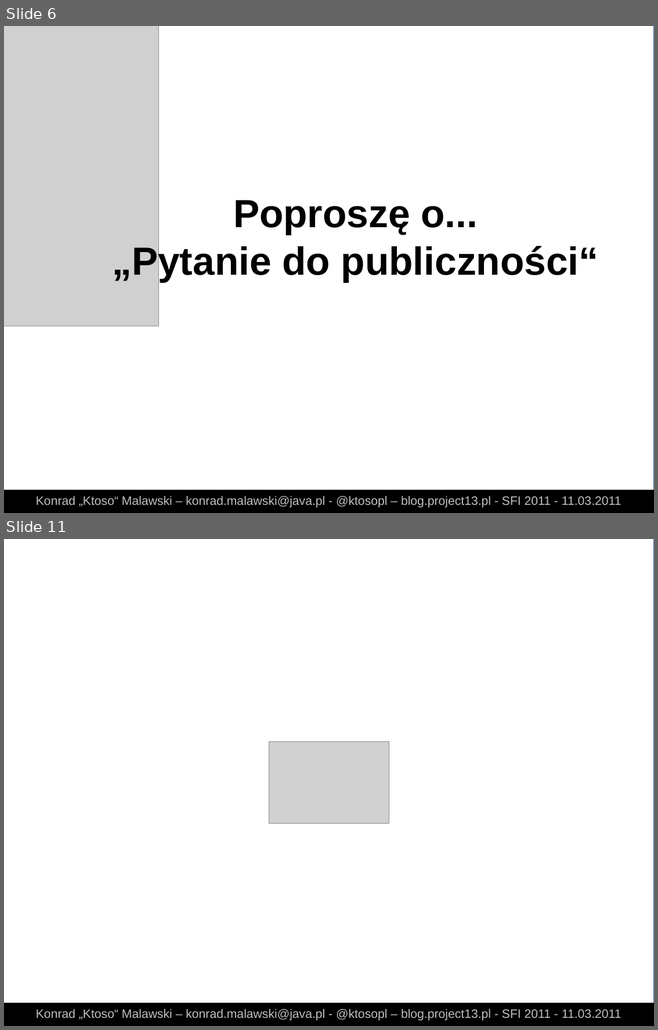
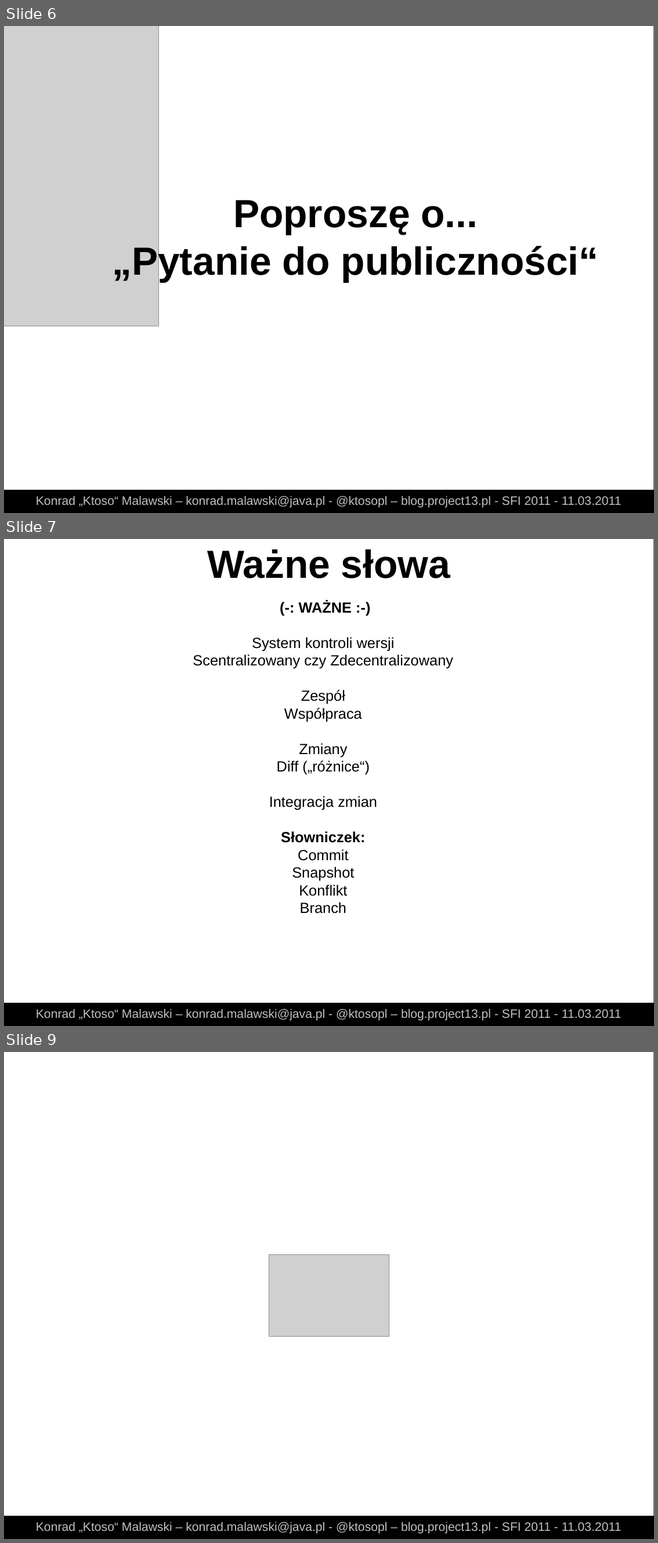
Before and after one commit to ktoso/git-presentation, a slide deck: slides.odp. Shown one above the other, each under a label of ours: slides 6 and 11 before the commit, slides 6, 7 and 9 after it; the slides between them are not shown. The pictures are 658x1030 and 658x1543 pixels, drawn with LibreOffice and Linux fonts; fonts in the diff are those of the drawing; grey boxes stand for pictures. Boxes give left, top, right and bottom in pixels: in the first picture for what was removed or moved away, otherwise in the second. Text is boxed around its words. In the diff, an @@ line names an element or a change of style, - is before the commit and + after.

```diff
--- a/slides.odp
+++ b/slides.odp
@@ slide 7 added at <box>4,539,654,1026</box>, background #FFFFFF; not listed: 1 template element that a slide beside it also shows @@
@@ text added at <box>207,549,450,578</box>, 48 pt, text #000000, bold @@
+Ważne słowa
@@ text added at <box>192,601,453,896</box>, 18 pt, text #000000 @@
+(-: WAŻNE :-)
+System kontroli wersji
+Scentralizowany czy Zdecentralizowany
+Zespół
+Współpraca
+Zmiany
+Diff („różnice“)
+Integracja zmian
+Słowniczek:
+Commit
+Snapshot
+Konflikt
+Branch
@@ rectangle added at <box>4,1003,654,1026</box>, fill #000000 @@
@@ text added at <box>36,1009,621,1021</box>, 15 pt, text #C0C0C0 @@
+Konrad „Ktoso“ Malawski – konrad.malawski@java.pl - @ktosopl – blog.project13.pl - SFI 2011 - 11.03.2011
@@ what was slide 11 is now slide 9 @@
```
Also in this commit, not shown: 3 slides changed, 11 other slides added, 16 other files.
